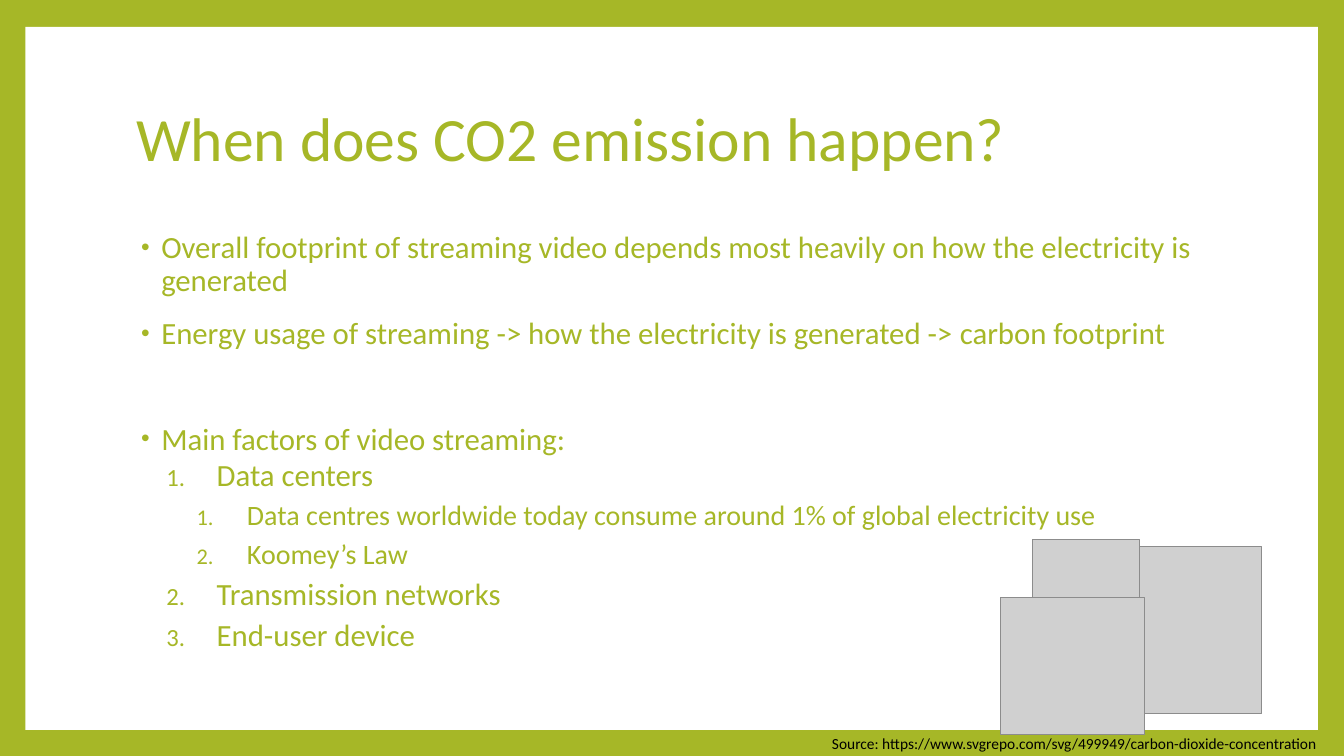
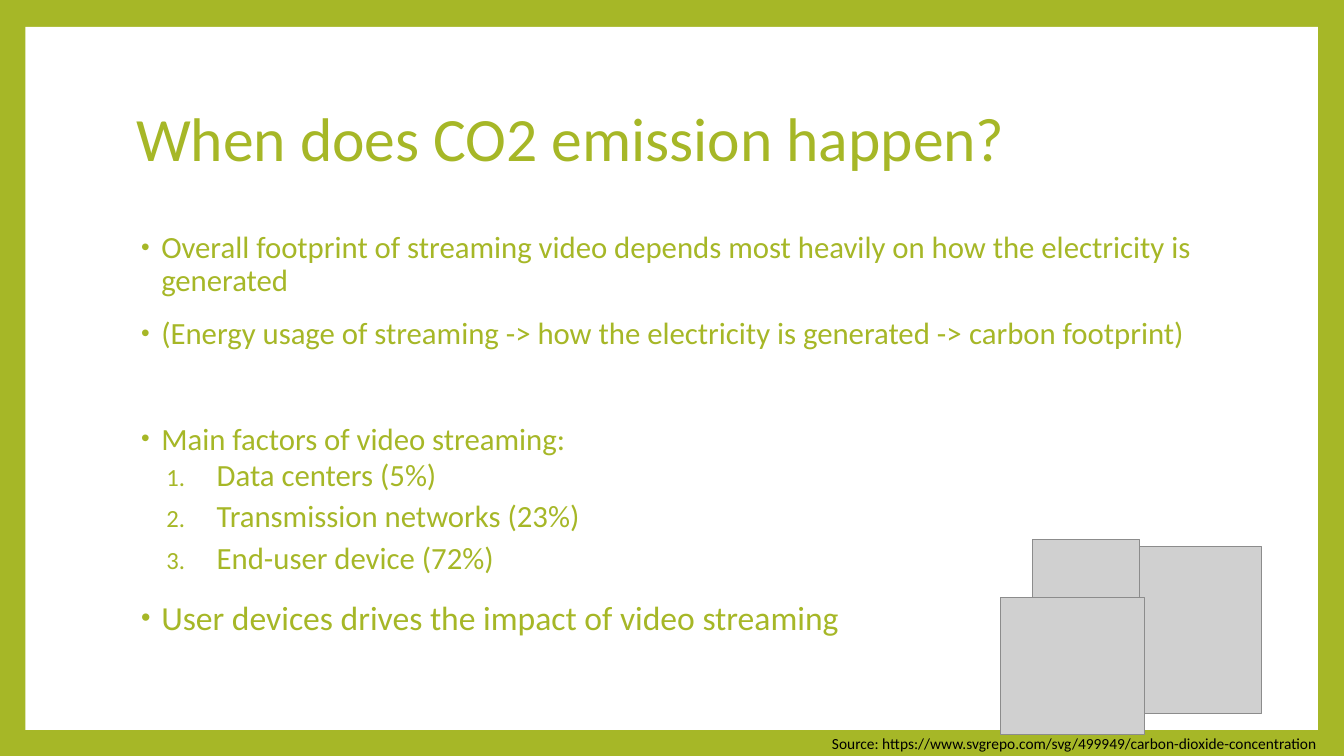
Before and after one commit to SamLee-dedeboy/GreenScreen, a slide deck: slide 3 of Green Screen.pptx. Drawn at 1344x756 pixels with LibreOffice and Linux fonts; fonts in the diff are those of the drawing; grey boxes stand for pictures. Boxes give left, top, right and bottom in pixels: in the first picture for what was removed or moved away, otherwise in the second. Text is boxed around its words. In the diff, an @@ line names an element or a change of style, - is before the commit and + after.

Commit message:
upload slide

```diff
--- a/Green Screen.pptx
+++ b/Green Screen.pptx
@@ text at (161,321,1184,350): text changed @@
-• Energy usage of streaming -> how the electricity is generated -> carbon footprint
+• (Energy usage of streaming -> how the electricity is generated -> carbon footprint)
@@ text at (161,463,839,636): text changed; size 20 to 22 pt @@
-  1. Data centers
-    1. Data centres worldwide today consume around 1% of global electricity use
-    2. Koomey’s Law
-  2. Transmission networks
-  3. End-user device
+  1. Data centers (5%)
+  2. Transmission networks (23%)
+  3. End-user device (72%)
+• User devices drives the impact of video streaming
```
Also in this commit, not shown: 3 other slides changed, 1 slide added, 1 slide removed, 2 other files.
